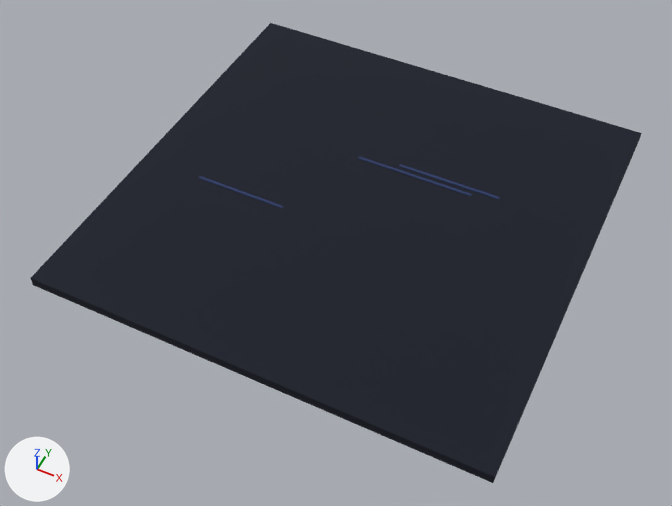
The glTF model assets3d/blackrapids/br_deep.glb, before and after one commit.
Both versions are drawn from a 50 mm camera at (4.85, -10.56, 11.78) aimed at (-0.06, -0.76, -0.48). The axes (+X, +Y, +Z) are drawn at lower left. The lights are the same throughout. The first picture is the older version. Vertices at exactly the same position are counted once.

Names of what the first picture shows: 'br_deep'.
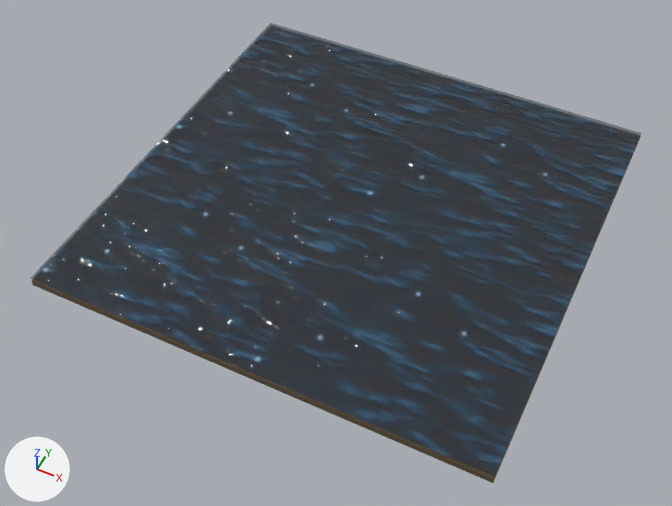
The edits, one by one:
Picture 'water_normal' (img_water_normal) is new.
Picture 'water_albedo_deep' (img_water_albedo_deep) is new.
Material 'M_water_deep' (mat_m_water_deep) is new.
Uses the picture img_water_albedo_deep.
Uses the picture img_water_normal.
Material 'M_#6A5B45' (mat_m__6a5b45) is new.
Its base color is (0.145, 0.104, 0.0564) (brown #6a5b43).
Its roughness is 0.9.
me_br_deep is used by ob_br_deep; location (0.0, 0.0, 0.0).
me_br_deep had 32 vertices, 48 faces and spanned x -4.0..4.0, y -4.0..4.0, z 0.0..0.2.
me_br_deep no longer uses material mat_m_water (dark blue #273766).
me_br_deep now has 12 vertices, 14 faces and spans x -4.0..4.0, y -4.0..4.0, z 0.0..0.18.
me_br_deep part 1: the loose piece of 8 vertices spanning x -0.48..1.74, y 0.97..1.02, z 0.18..0.2 is deleted.
me_br_deep part 2: the loose piece of 8 vertices spanning x -2.81..-1.1, y -0.78..-0.73, z 0.18..0.2 is deleted.
me_br_deep part 3: the loose piece of 8 vertices spanning x 0.29..2.2, y 1.12..1.17, z 0.18..0.2 is deleted.
Part 4, on me_br_deep:
8 faces are deleted.
4 vertices are added at (-4.0, -4.0, 0.12), (-4.0, 4.0, 0.12), (4.0, -4.0, 0.12), (4.0, 4.0, 0.12).
10 new faces join them, mat_m__6a5b45 (brown #6a5b43).
me_br_deep part 5: 2 faces spanning x -4.0..4.0, y -4.0..4.0, z 0.18 switch from mat_m__0f1626 (black #060e21) to mat_m_water_deep.
me_br_deep gains material mat_m__6a5b45 (brown #6a5b43).

Pixel boxes (x1, y1, x2, y2) of what changed, in the pictures (672 x 506 px; the box of a moved part takes in the faces that stretch with it):
part 1 of me_br_deep, deleted: before (358, 156, 472, 196)
part 2 of me_br_deep, deleted: before (198, 176, 283, 208)
part 3 of me_br_deep, deleted: before (399, 164, 500, 200)
part 4 of me_br_deep, moved or reshaped: (31, 136, 641, 483) in both
part 5 of me_br_deep, recoloured (lighter): (31, 23, 641, 477) in both
